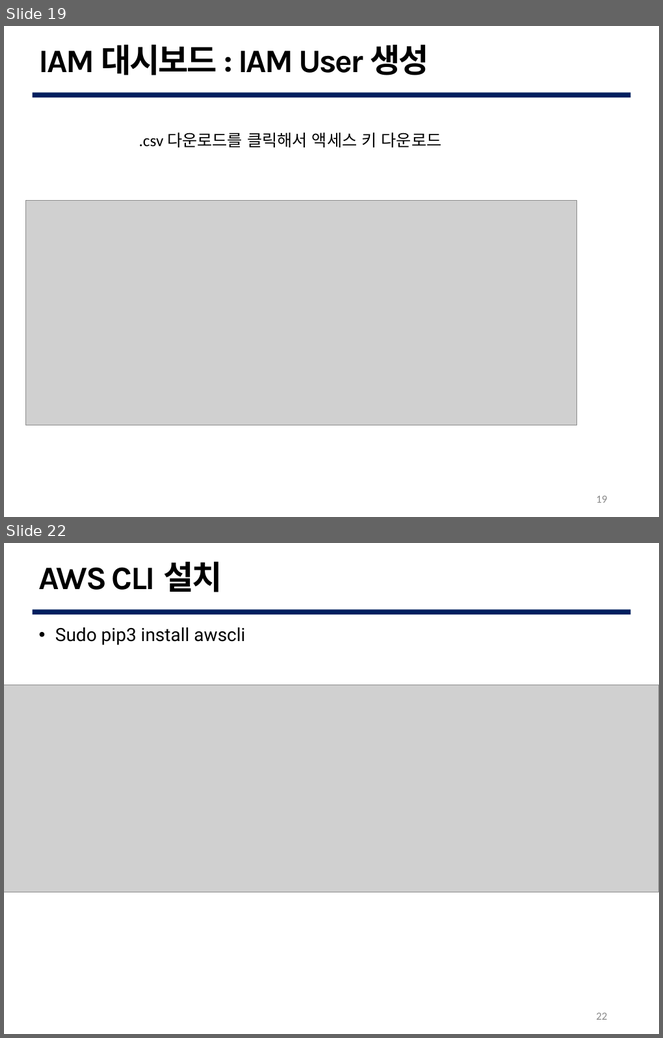
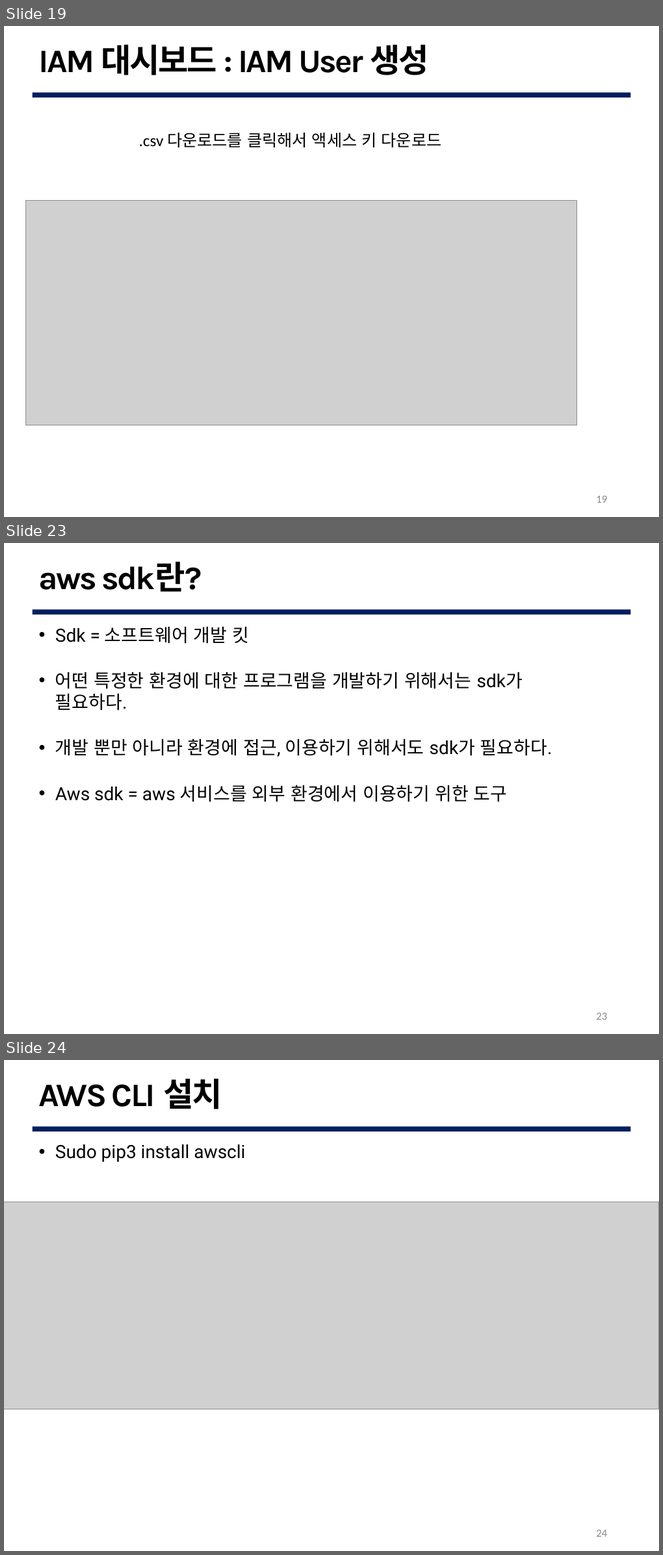
Before and after one commit to G0DCH/AWS_Rekognition_Slide, a slide deck: ppt/AWS Rekognition Slide.pptx. Shown one above the other, each under a label of ours: slides 19 and 22 before the commit, slides 19, 23 and 24 after it; the slides between them are not shown. The pictures are 663x1038 and 663x1555 pixels, drawn with LibreOffice and Linux fonts; fonts in the diff are those of the drawing; grey boxes stand for pictures; background and template pictures are left out. Boxes give left, top, right and bottom in pixels: in the first picture for what was removed or moved away, otherwise in the second. Text is boxed around its words. In the diff, an @@ line names an element or a change of style, - is before the commit and + after.

```diff
--- a/ppt/AWS Rekognition Slide.pptx
+++ b/ppt/AWS Rekognition Slide.pptx
@@ slide 23 added at bbox=[4, 543, 659, 1034], background #FFFFFF; not listed: 1 template element that a slide beside it also shows @@
@@ text added at bbox=[39, 561, 202, 592], 36 pt, text #000000, bold @@
+aws sdk란?
@@ text added at bbox=[55, 626, 553, 802], 20 pt, text #000000 @@
+• Sdk = 소프트웨어 개발 킷
+• 어떤 특정한 환경에 대한 프로그램을 개발하기 위해서는 sdk가 필요하다.
+• 개발 뿐만 아니라 환경에 접근, 이용하기 위해서도 sdk가 필요하다.
+• Aws sdk = aws 서비스를 외부 환경에서 이용하기 위한 도구
@@ page number added at bbox=[596, 1013, 607, 1020], 12 pt, text #888888 @@
+23
@@ what was slide 22 is now slide 24 @@
@@ page number at bbox=[596, 1530, 607, 1537]: text changed @@
-22
+24
```
Also in this commit, not shown: 6 slides changed, 9 other slides added, 28 slides removed.
